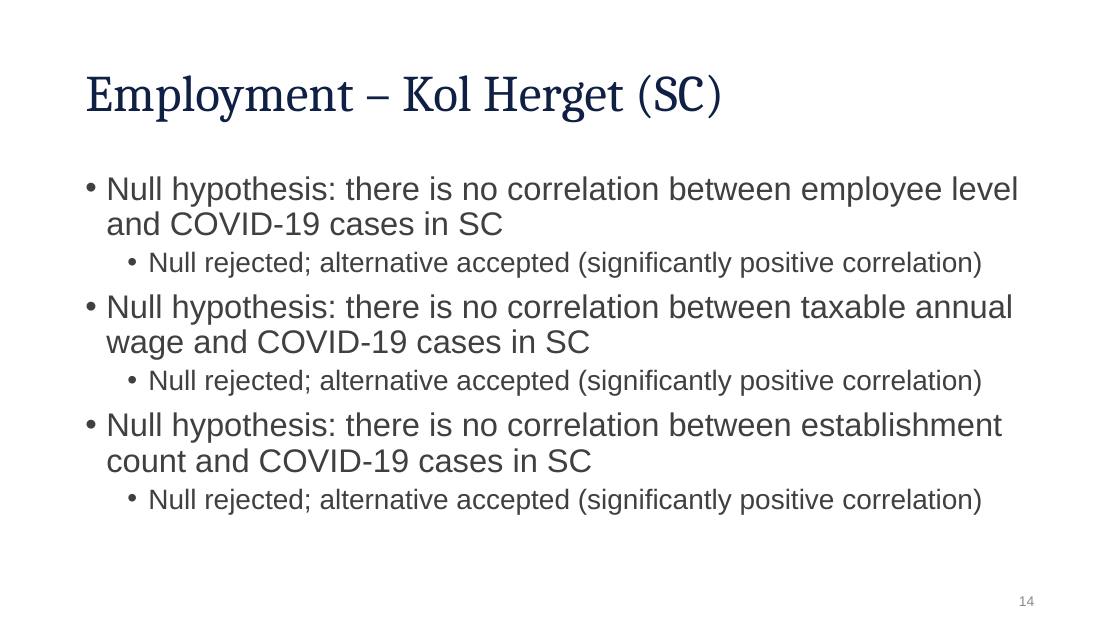
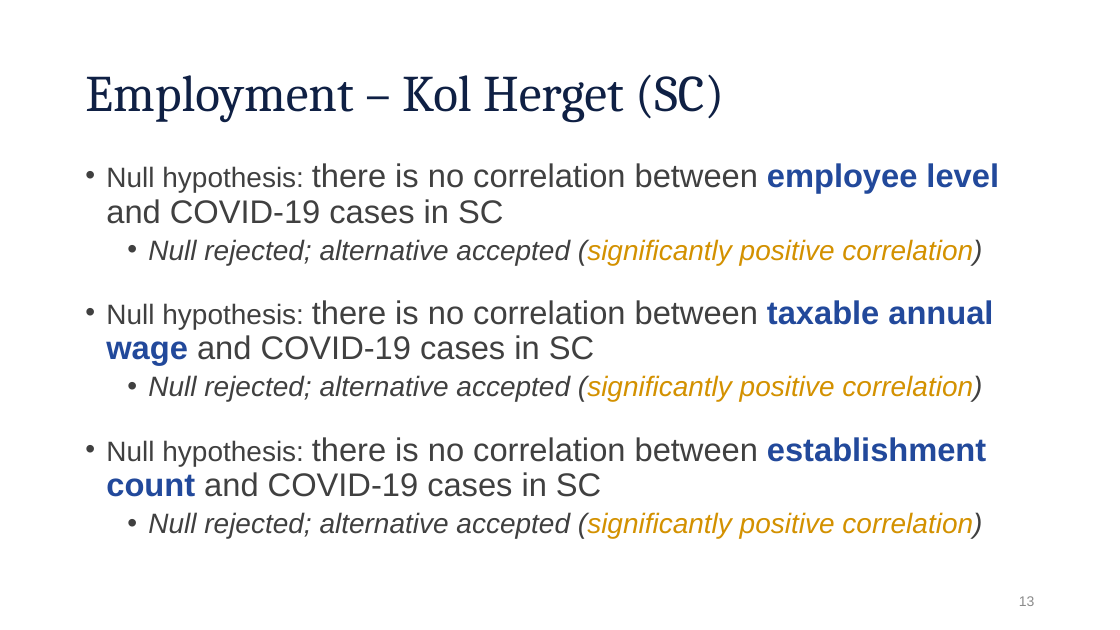
Before and after one commit to aiwayemi/Group-1, a slide deck: slide 13 of ProjPresentation.pptx (slide 14 before the commit). Drawn at 1120x630 pixels with LibreOffice and Linux fonts; fonts in the diff are those of the drawing; background and template pictures are left out. Boxes give left, top, right and bottom in pixels: in the first picture for what was removed or moved away, otherwise in the second. Text is boxed around its words. In the diff, an @@ line names an element or a change of style, - is before the commit and + after.

Commit message:
design tweaks in PPT

```diff
--- a/ProjPresentation.pptx
+++ b/ProjPresentation.pptx
@@ text "Null hypothesis: there is no ...": place and size @@
-text "Null hypothesis: there is no ..." at bbox=[106, 176, 1018, 514]
+text "Null hypothesis: there is no ..." at bbox=[106, 163, 999, 538]
@@ text "Null hypothesis: there is no ..." at bbox=[106, 163, 999, 538]: size 28 to 24 pt in "Null hypothesis:", "Null hypothesis:", "Null hypothesis:"; text colour #404040 to #22499B, bold on in "employee level", "taxable annual wage", "establishment count"; text colour #404040 to #D49100 in "(significantly positive correlation)", "(significantly positive correlation)", "(significantly positive correlation)"; italic on in "Null rejected; alternative accepted (significantly positive  ...", "Null rejected; alternative accepted (significantly positive  ...", "Null rejected; alternative accepted (significantly positive  ..." @@
@@ page number at bbox=[1019, 596, 1035, 606]: text changed @@
-14
+13
```
Also in this commit, not shown: 6 other slides changed, 1 slide removed.
